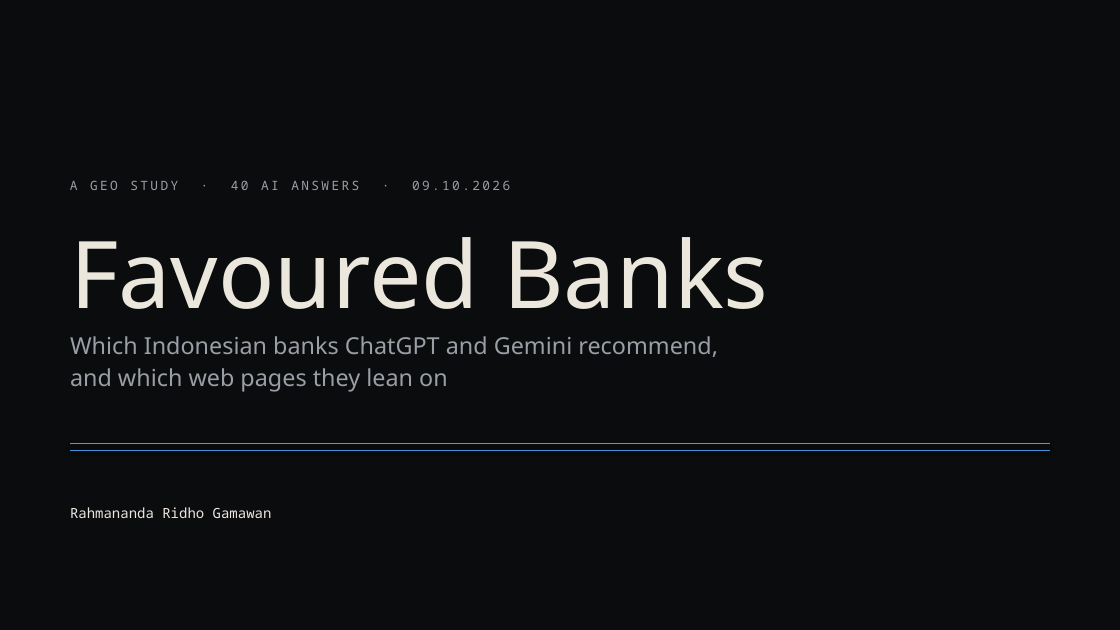
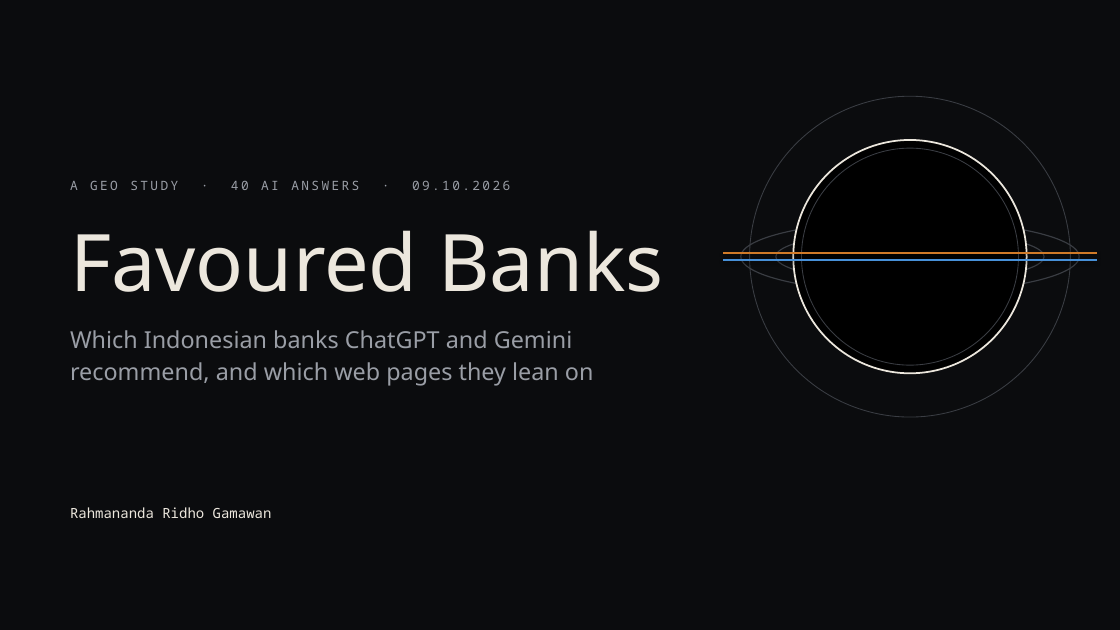
Before and after one commit to rgmwnn/geo-bank-visibility, a slide deck: slide 1 of deck/out/favoured-banks.pptx. Drawn at 1120x630 pixels with LibreOffice and Linux fonts; fonts in the diff are those of the drawing. Boxes give left, top, right and bottom in pixels: in the first picture for what was removed or moved away, otherwise in the second. Text is boxed around its words. In the diff, an @@ line names an element or a change of style, - is before the commit and + after.

```diff
--- a/deck/out/favoured-banks.pptx
+++ b/deck/out/favoured-banks.pptx
@@ ellipse added at (749,97,1070,418), outline #3A3D43 0.75 pt @@
@@ ellipse added at (793,140,1027,374), fill #000000, outline #ECE7DD 1.5 pt @@
@@ ellipse added at (802,148,1018,365), outline #3A3D43 0.75 pt @@
@@ text "Favoured Banks" at (70,230,663,292): size 80 to 68 pt @@
@@ ellipse added at (741,220,1080,292), outline #3A3D43 1 pt @@
@@ ellipse added at (776,231,1044,282), outline #3A3D43 1 pt @@
@@ line added from (723, 253) to (1097, 253), #D07A28 1.5 pt @@
@@ line added from (723, 260) to (1097, 260), #4790D8 1.5 pt @@
@@ text "Which Indonesian banks ChatGPT and ..." rewrapped from (70,336,718,392) to (70,330,594,386) @@
@@ line removed from (70, 444) to (1050, 444) @@
@@ line removed from (70, 450) to (1050, 450) @@
```
Also in this commit, not shown: 31 other slides changed, 7 other files.
